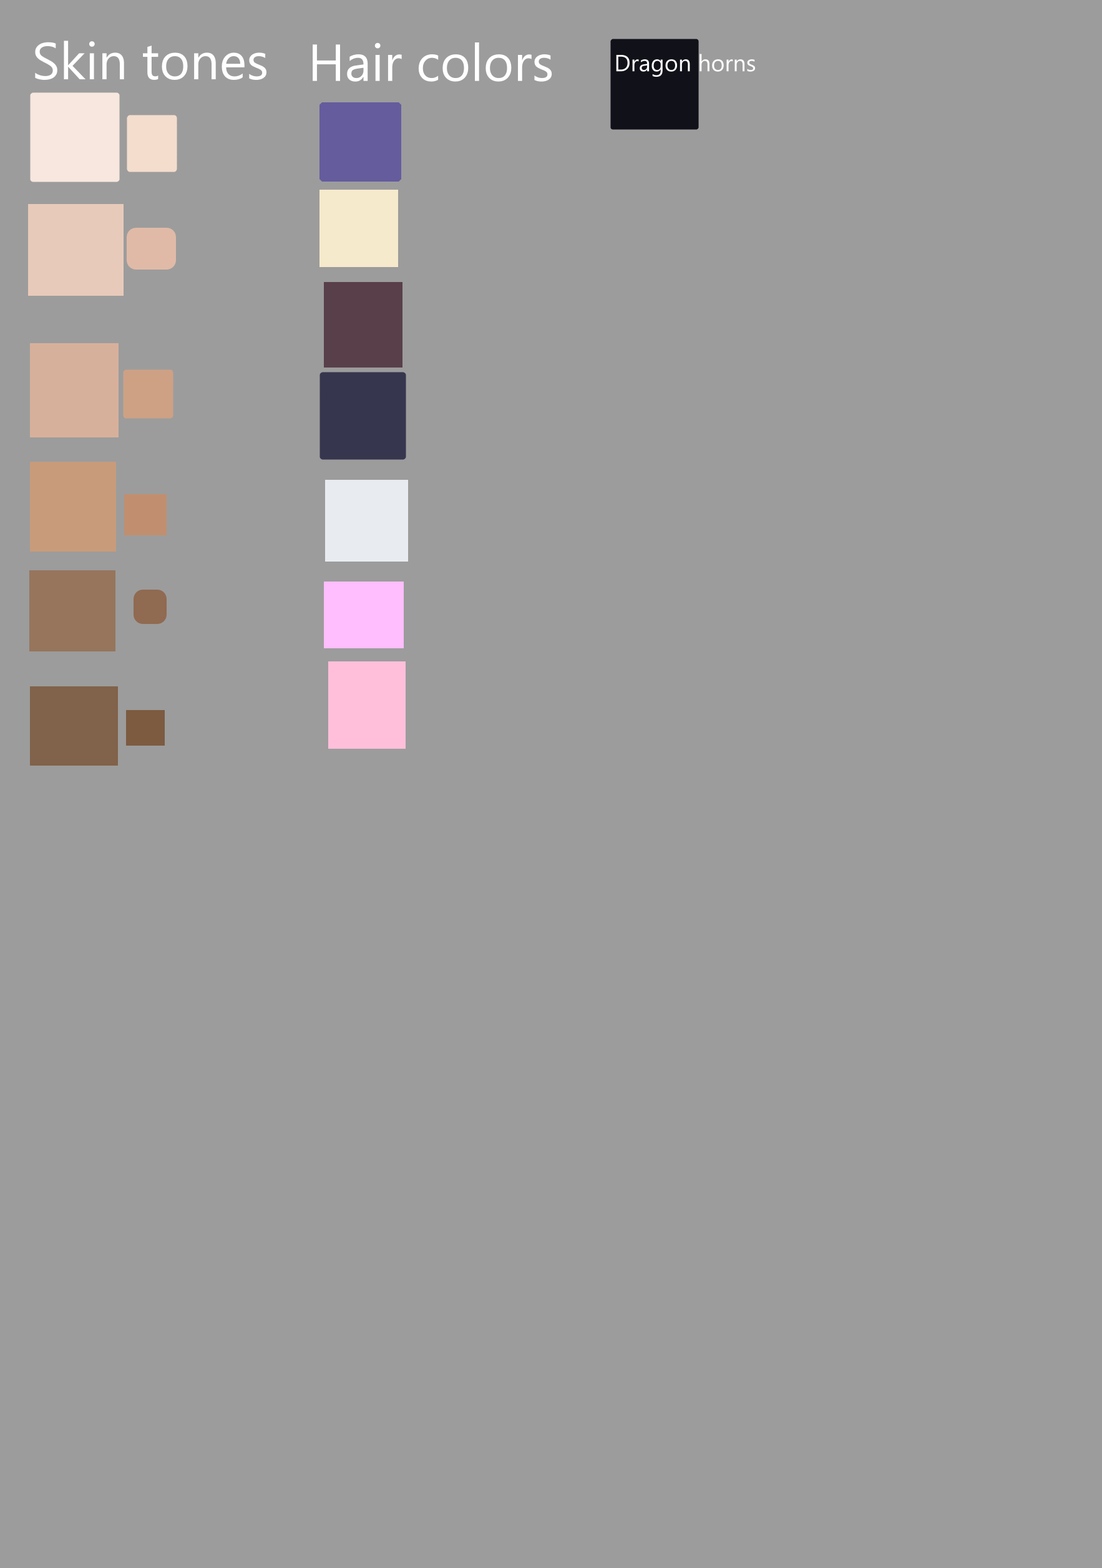
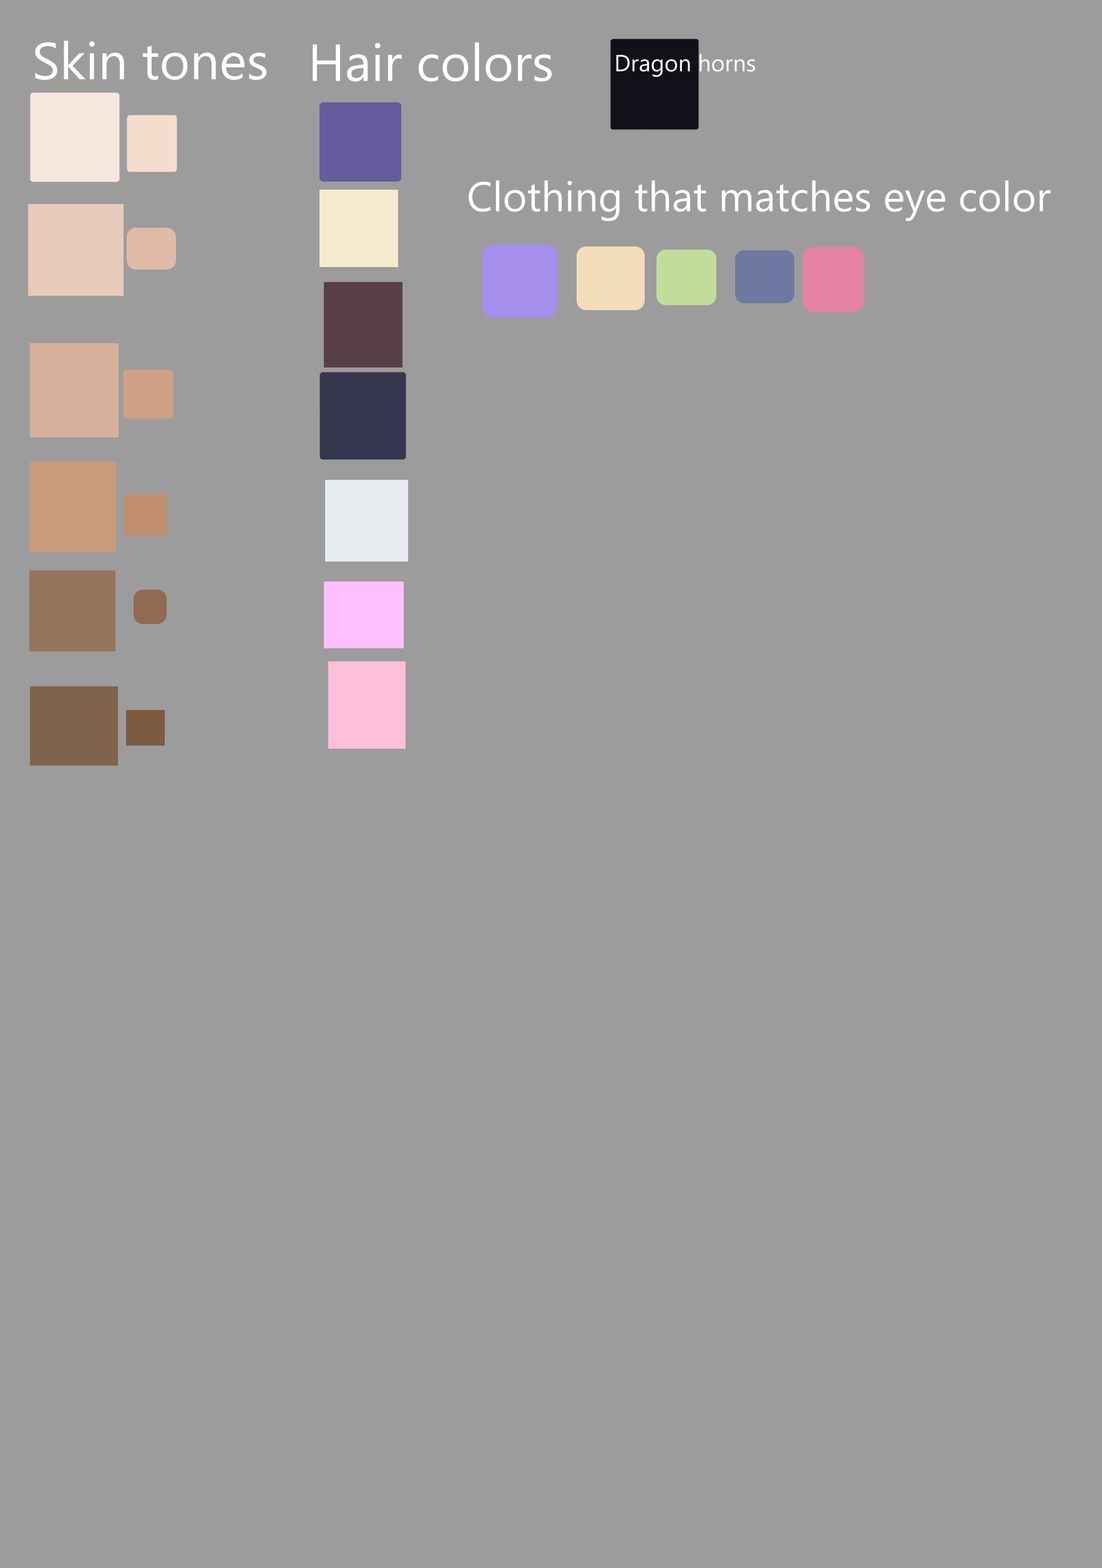
Comparing the layer stacks of the two 1102 x 1568 images. Changes:
painted on "Vector Layer 1 Merged" over [468, 180, 1051, 318]
painted on "Background" over [468, 180, 871, 318]